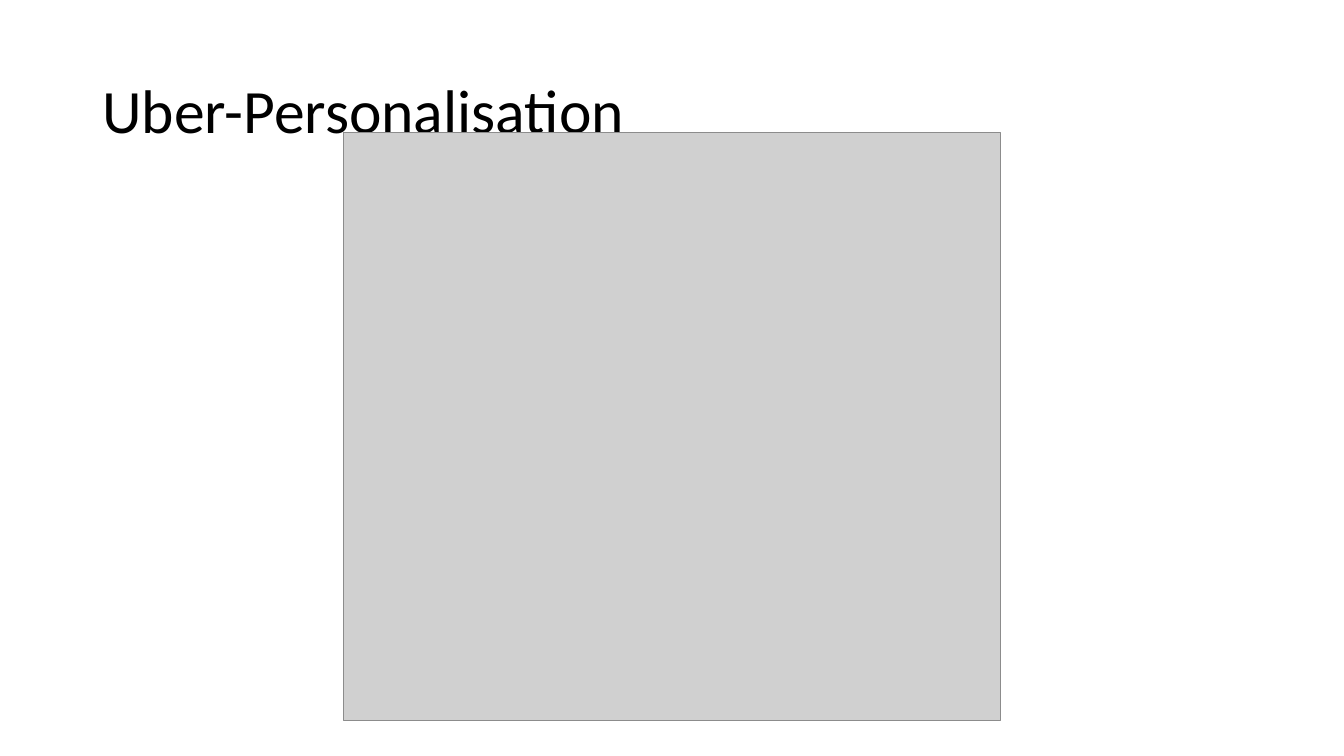
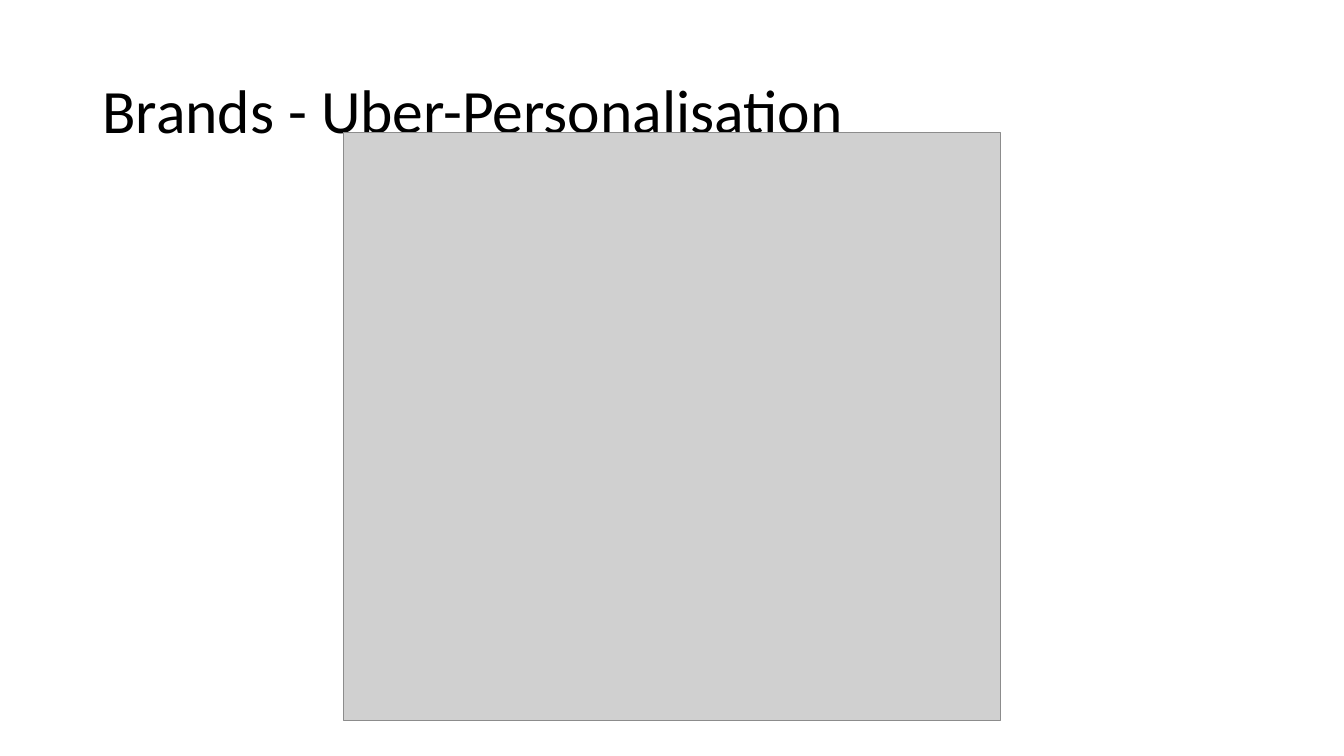
Before and after one commit to aidanmorgan/chatbot-workshop, a slide deck: slide 19 of Chatbots!.pptx (slide 18 before the commit). Drawn at 1344x756 pixels with LibreOffice and Linux fonts; fonts in the diff are those of the drawing; grey boxes stand for pictures; background and template pictures are left out. Boxes give left, top, right and bottom in pixels: in the first picture for what was removed or moved away, otherwise in the second. Text is boxed around its words. In the diff, an @@ line names an element or a change of style, - is before the commit and + after.

```diff
--- a/Chatbots!.pptx
+++ b/Chatbots!.pptx
@@ title at (102, 90, 842, 148): text changed @@
-Uber-Personalisation
+Brands - Uber-Personalisation
```
Also in this commit, not shown: 6 other slides changed, 5 slides added, 3 slides removed, 1 other file.
